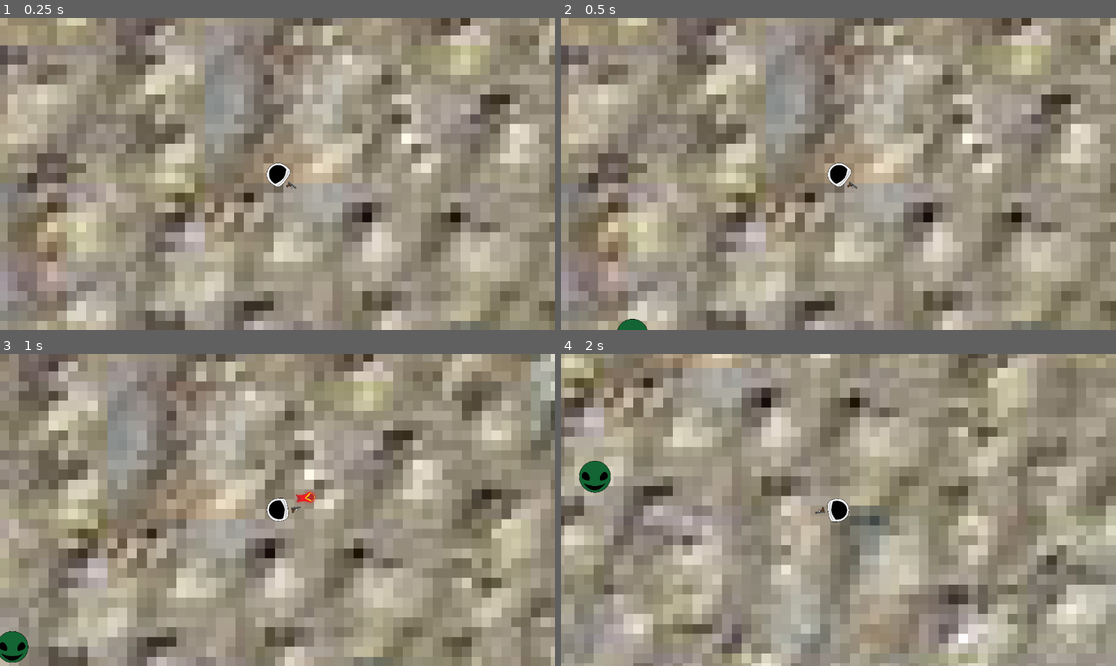
Above: before the commit, frames 1-4 (two rows, left to right).
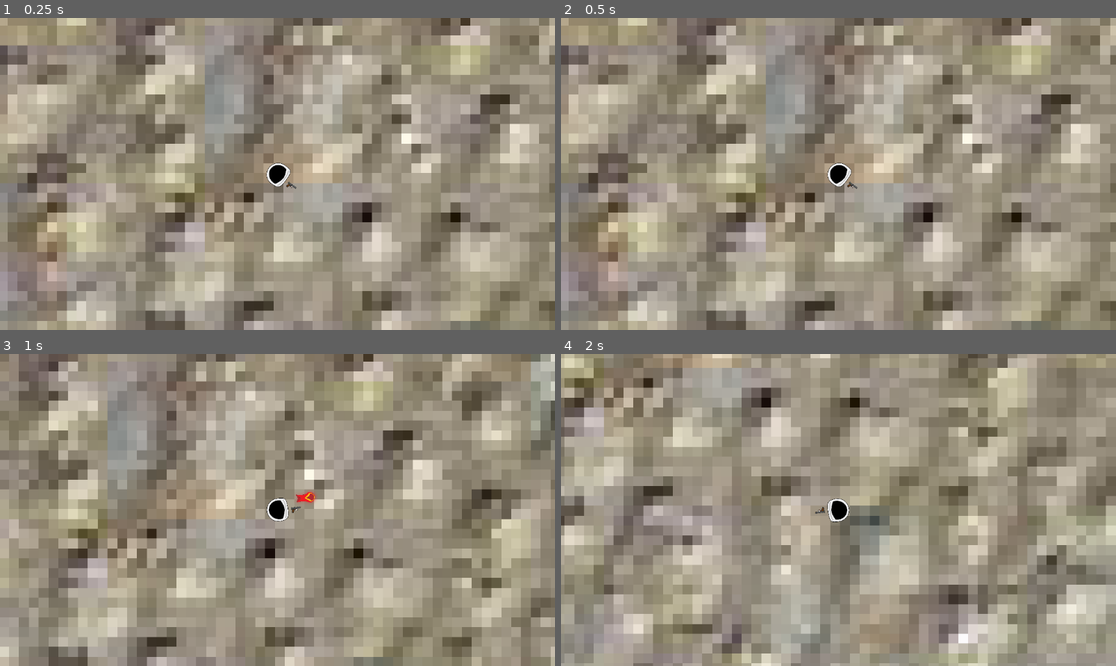
Above: after the commit, the same moments.

Repository: gkdjldgs/Spacegame
Game: Godot game, scene res://scripts/main.tscn
The game is run twice, just before and just after one commit, with the same random seed, the same clock (stepped at 60 frames per second) and the same inputs.
Inputs (mouse positions are in pixels of both pictures, inside the frame that each line leads up to):
- Up to frame 1 (0.25 s): no input
- Up to frame 2 (0.5 s): no input
- Up to frame 3 (1 s): tap Enter at 0.5 s; move the mouse to (399, 494) at 0.52 s; hold D (right) from 0.53 s (still down); click (399, 494) at 0.6 s
- Up to frame 4 (2 s): move the mouse to (727, 525) at 1.27 s; release D (right) at 1.28 s; hold S (down) from 1.28 s (still down); tap Alt at 1.35 s

Frame 1 is identical in both runs. In frame 2, 0.1% of the frame differs, in the area x 10-16%, y 96-100%; in frame 3, 0.4%; in frame 4, 0.5%, in the area x 3-10%, y 34-45%.

Commit message:
Here me out..
So i have made 4 areas that will change a varaible when the player enters the,. These bascially will hopefully change what area the enemies spawn in when in a certain area of the planet.
Now i just need to code that..

Diff:
--- a/scripts/autoload.gd
+++ b/scripts/autoload.gd
@@ -6,5 +6,25 @@
 @onready var player_position = Vector2(0,0)
 @onready var limit1 = 0
 @onready var limit2 = 0
+@onready var spawnlocation := 1
+signal bullet_fired(bullet, position, direction)
 
-signal bullet_fired(bullet, position, direction)
+func _on_detection_1_body_entered(body: Node2D) -> void:
+	if body.has_method('player_hit'):
+		spawnlocation = 1
+		print(spawnlocation)
+
+func _on_detection_2_body_entered(body: Node2D) -> void:
+	if body.has_method('player_hit'):
+		spawnlocation = 2
+		print(spawnlocation)
+
+func _on_detection_3_body_entered(body: Node2D) -> void:
+	if body.has_method('player_hit'):
+		spawnlocation = 3
+		print(spawnlocation)
+
+func _on_detection_4_body_entered(body: Node2D) -> void:
+	if body.has_method('player_hit'):
+		spawnlocation = 4
+		print(spawnlocation)
--- a/scripts/character_body_2d.gd
+++ b/scripts/character_body_2d.gd
@@ -9,8 +9,7 @@
 func _process(delta: float) -> void:
 	autoload.player_position = self.global_position
 	look_at(get_global_mouse_position())
-	if health.health == 0:
-		pass
+
 func _physics_process(delta: float) -> void:
 	var strafe = Vector2(Input.get_axis('left',"right",),
 	Input.get_axis('up','down'))
@@ -30,3 +29,5 @@
 
 func player_hit():
 	health.health -= 1
+	if health.health <= 0:
+		pass
--- /dev/null
+++ b/scripts/enemyspawner.gd
@@ -0,0 +1,20 @@
+extends Node
+
+@onready var limit1 = autoload.limit1
+@onready var limit2 = autoload.limit2
+# Called when the node enters the scene tree for the first time.
+func _ready() -> void:
+	pass # Replace with function body.
+
+
+# Called every frame. 'delta' is the elapsed time since the previous frame.
+func _process(delta: float) -> void:
+	pass
+
+
+func _on_alien_timer_timeout() -> void:
+	pass # Replace with function body.
+
+
+func _on_ufotimer_timeout() -> void:
+	pass # Replace with function body.
--- a/scripts/main.gd
+++ b/scripts/main.gd
@@ -9,3 +9,7 @@
 # Called every frame. 'delta' is the elapsed time since the previous frame.
 func _process(delta: float) -> void:
 	pass
+
+
+func _on_ufotimer_timeout() -> void:
+	pass # Replace with function body.
--- a/scripts/main.tscn
+++ b/scripts/main.tscn
@@ -1,17 +1,29 @@
-[gd_scene load_steps=9 format=3 uid="uid://cqow47bch5ocs"]
+[gd_scene load_steps=13 format=3 uid="uid://cqow47bch5ocs"]
 
 [ext_resource type="Script" uid="uid://blyusjbdydqg5" path="res://scripts/main.gd" id="1_irwmq"]
 [ext_resource type="Texture2D" uid="uid://cirmmt8vl31d4" path="res://images/planet.png" id="1_q753v"]
 [ext_resource type="Script" uid="uid://b538ebb8m1t4j" path="res://scripts/manager.gd" id="4_hakmx"]
 [ext_resource type="Script" uid="uid://cik3rnsqebmn8" path="res://scripts/autoload.gd" id="5_0nr8p"]
 [ext_resource type="PackedScene" uid="uid://ccfhqh8b837fa" path="res://scripts/player.tscn" id="6_ocx4e"]
-[ext_resource type="PackedScene" uid="uid://bpfamqmjb7h2i" path="res://enemy2.tscn" id="7_dkw4t"]
+[ext_resource type="Script" uid="uid://5cdpvemhwnns" path="res://scripts/enemyspawner.gd" id="7_dkw4t"]
 [ext_resource type="Texture2D" uid="uid://dl2834cy3gfk8" path="res://images/starry bg.jpg" id="7_ocx4e"]
 
 [sub_resource type="NavigationPolygon" id="NavigationPolygon_kv812"]
 vertices = PackedVector2Array(-221, -107.63281, -195.95313, -155.8125, -153.00781, -194.92969, -125.53906, -211.60938,  …(566 unchanged characters)…
 polygons = Array[PackedInt32Array]([PackedInt32Array(0, 1, 2, 3, 4, 5, 6, 7, 8, 9, 10, 11, 12, 13, 14, 15, 16, 17, 18, 19, 20, 21, 22, 23, 24, 25, 26, 27), PackedInt32Array(28, 29, 4, 3)])
 outlines = Array[PackedVector2Array]([PackedVector2Array(1, 249, 53, 240, 112, 220, 156, 192, 195, 154, 220, 119, 240,  …(252 unchanged characters)…
+
+[sub_resource type="RectangleShape2D" id="RectangleShape2D_ocx4e"]
+size = Vector2(532, 111)
+
+[sub_resource type="RectangleShape2D" id="RectangleShape2D_dkw4t"]
+size = Vector2(532, 133)
+
+[sub_resource type="RectangleShape2D" id="RectangleShape2D_kv812"]
+size = Vector2(531.5, 123.5)
+
+[sub_resource type="RectangleShape2D" id="RectangleShape2D_ragmj"]
+size = Vector2(534, 140.5)
 
 [node name="Node2D" type="Node2D"]
 script = ExtResource("1_irwmq")
@@ -48,5 +60,40 @@
 [node name="NavigationRegion2D" type="NavigationRegion2D" parent="."]
 navigation_polygon = SubResource("NavigationPolygon_kv812")
 
-[node name="Enemy2" parent="." instance=ExtResource("7_dkw4t")]
-position = Vector2(-71, 63)
+[node name="enemyspawner" type="Node" parent="."]
+script = ExtResource("7_dkw4t")
+
+[node name="UFOTIMER" type="Timer" parent="."]
+
+[node name="AlienTimer" type="Timer" parent="."]
+
+[node name="detection1" type="Area2D" parent="."]
+
+[node name="CollisionShape2D" type="CollisionShape2D" parent="detection1"]
+position = Vector2(1, 56.5)
+shape = SubResource("RectangleShape2D_ocx4e")
+
+[node name="detection2" type="Area2D" parent="."]
+
+[node name="CollisionShape2D" type="CollisionShape2D" parent="detection2"]
+position = Vector2(1, 180.5)
+shape = SubResource("RectangleShape2D_dkw4t")
+
+[node name="detection3" type="Area2D" parent="."]
+
+[node name="CollisionShape2D" type="CollisionShape2D" parent="detection3"]
+position = Vector2(2.25, -62.25)
+shape = SubResource("RectangleShape2D_kv812")
+
+[node name="detection4" type="Area2D" parent="."]
+
+[node name="CollisionShape2D" type="CollisionShape2D" parent="detection4"]
+position = Vector2(1, -195.75)
+shape = SubResource("RectangleShape2D_ragmj")
+
+[connection signal="timeout" from="UFOTIMER" to="enemyspawner" method="_on_ufotimer_timeout"]
+[connection signal="timeout" from="AlienTimer" to="enemyspawner" method="_on_alien_timer_timeout"]
+[connection signal="body_entered" from="detection1" to="autoload" method="_on_detection_1_body_entered"]
+[connection signal="body_entered" from="detection2" to="autoload" method="_on_detection_2_body_entered"]
+[connection signal="body_entered" from="detection3" to="autoload" method="_on_detection_3_body_entered"]
+[connection signal="body_entered" from="detection4" to="autoload" method="_on_detection_4_body_entered"]
Not shown, added: scripts/enemyspawner.gd.uid
